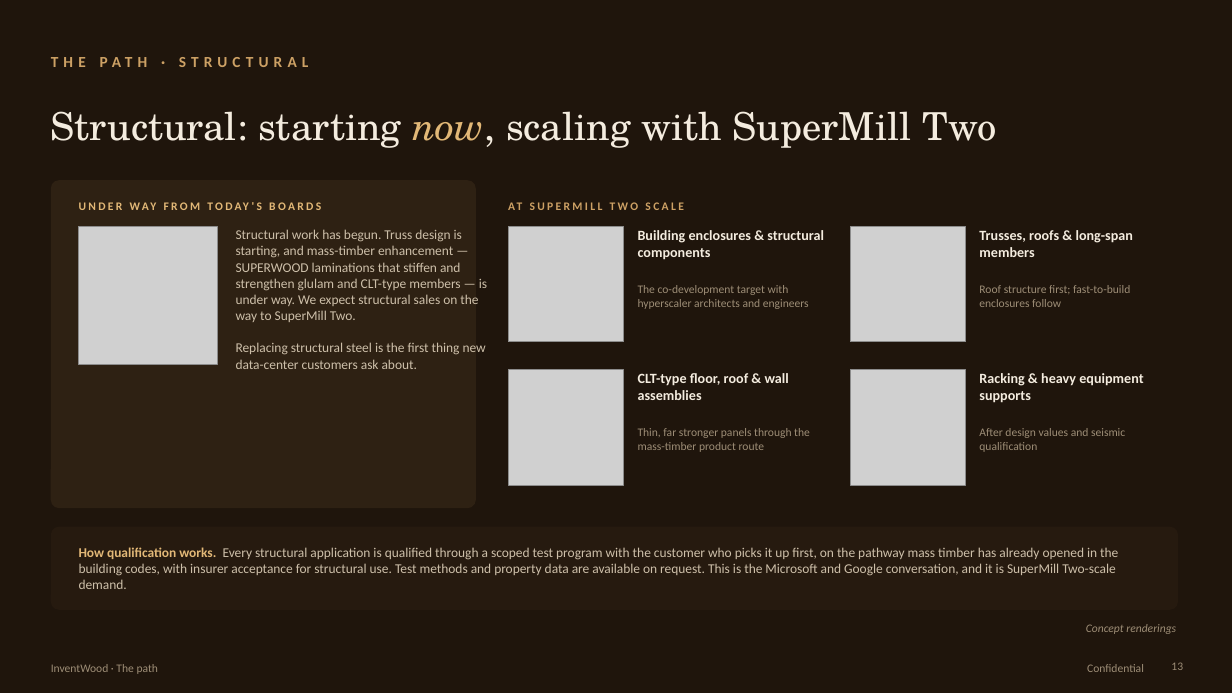
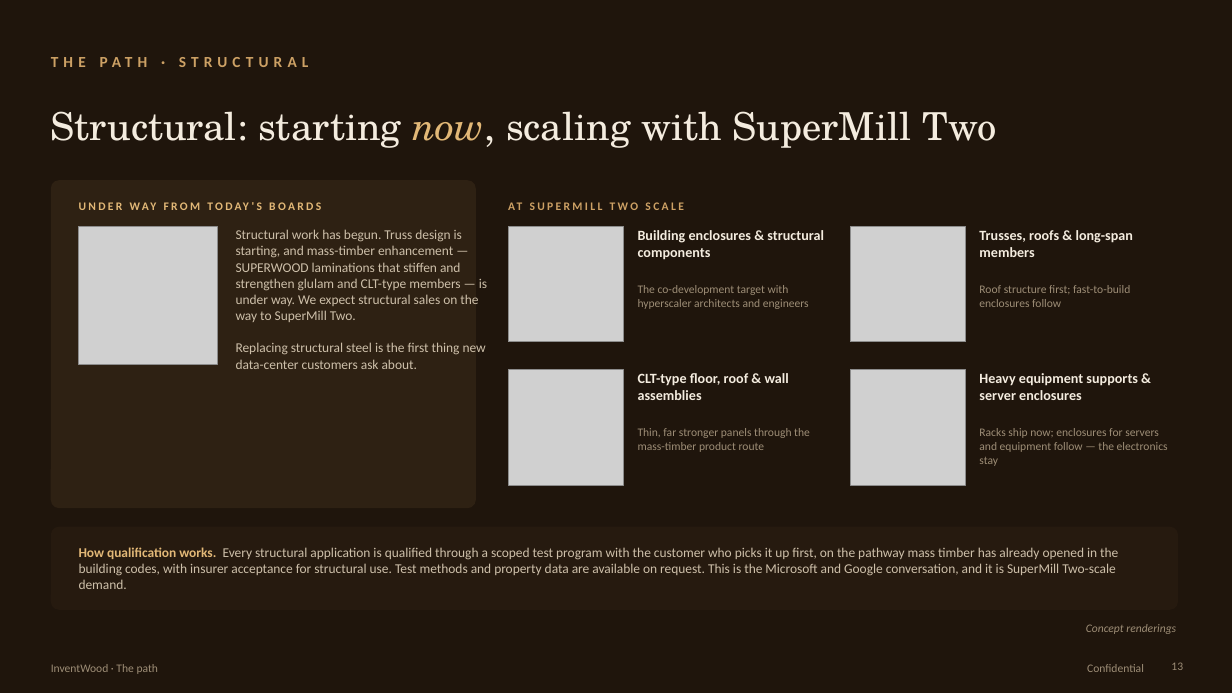
Before and after one commit to alau-hi/decks, a slide deck: slide 13 of superwood-datacenter-investor/SUPERWOOD-for-Data-Centers-Companion.pptx. Drawn at 1232x693 pixels with LibreOffice and Linux fonts; fonts in the diff are those of the drawing; grey boxes stand for pictures. Boxes give left, top, right and bottom in pixels: in the first picture for what was removed or moved away, otherwise in the second. Text is boxed around its words. In the diff, an @@ line names an element or a change of style, - is before the commit and + after.

```diff
--- a/superwood-datacenter-investor/SUPERWOOD-for-Data-Centers-Companion.pptx
+++ b/superwood-datacenter-investor/SUPERWOOD-for-Data-Centers-Companion.pptx
@@ text at bbox=[979, 373, 1138, 400]: text changed @@
-Racking & heavy equipment supports
+Heavy equipment supports & server enclosures
@@ text at bbox=[979, 428, 1168, 466]: text changed @@
-After design values and seismic qualification
+Racks ship now; enclosures for servers and equipment follow — the electronics stay
```
Also in this commit, not shown: 5 other slides changed, 17 other files.
